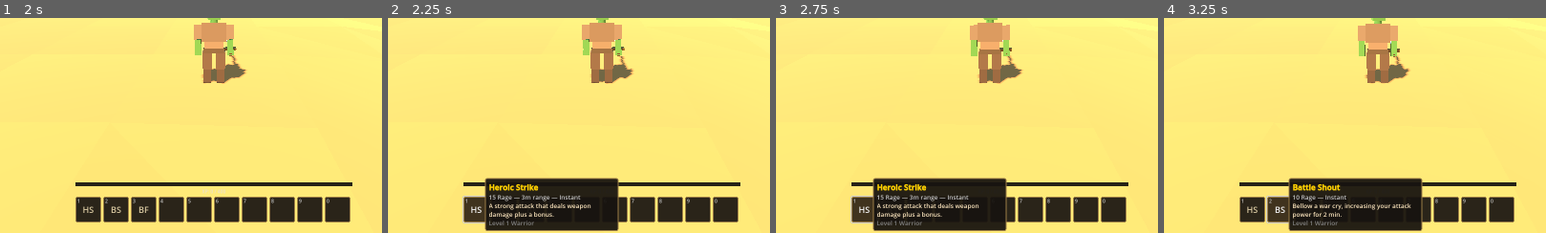
Above: before the commit, frames 1-4 (left to right).
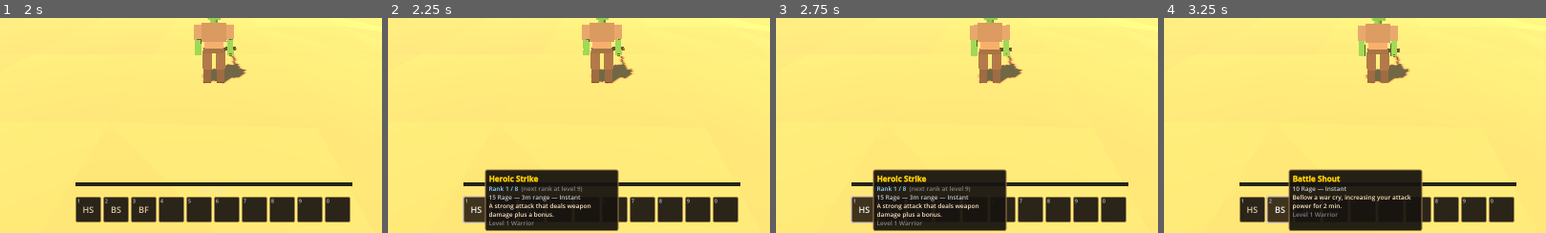
Above: after the commit, the same moments.

Repository: DenislavB/game
Game: Godot game, scene res://scenes/Main.tscn
Two runs of this game, one before a commit and one after it. Both use one fixed random seed, a clock stepped at 60 frames per second and the inputs below.
Inputs:
- Up to frame 1 (2 s): click "New Character" at 0.5 s; click "Enter the World" at 1.25 s
- Up to frame 2 (2.25 s): click "HS" at 2 s
- Up to frame 3 (2.75 s): no input
- Up to frame 4 (3.25 s): click "BS" at 2.75 s
The pictures show only the part of the screen within x 22-72%, y 50-100%; the shares and areas given below are measured in that part.

Frame 1 is identical in both runs. In frame 2, 2.3% of the frame differs, in the area x 25-61%, y 70-81%; in frame 3, 2.3%; in frame 4, 3.4%, in the area x 32-68%, y 70-97%.

Commit message:
Add classic ability ranks, spellbook window and trainer rank upgrades
- Every scaling ability gains a rank every 8 levels from its learn
  level. Per-level scaling caps at the next untrained rank's unlock
  level, so skipping the trainer makes old ranks visibly fall behind.
- Training a rank grants +8% ability power per rank and keeps mana
  costs matched to the trained rank (old ranks stay cheap).
- Trainers now teach both new abilities and rank upgrades (blue
  entries), priced by the rank's unlock level.
- New Spellbook window on P: every class ability in learn order with
  current rank, gold callout when a new rank is waiting at the trainer,
  grayed future abilities, click-to-use / right-click-to-bar.
- Tooltips show Rank X/Y and the next rank's unlock level. Level-ups
  announce when the trainer has something new. Old saves are migrated
  with all ranks their level already covers.

Diff:
--- a/project.godot
+++ b/project.godot
@@ -94,6 +94,11 @@
 "events": [Object(InputEventKey,"resource_local_to_scene":false,"resource_name":"","device":-1,"window_id":0,"alt_press …(192 unchanged characters)…
 ]
 }
+toggle_spellbook={
+"deadzone": 0.5,
+"events": [Object(InputEventKey,"resource_local_to_scene":false,"resource_name":"","device":-1,"window_id":0,"alt_pressed":false,"shift_pressed":false,"ctrl_pressed":false,"meta_pressed":false,"pressed":false,"keycode":0,"physical_keycode":80,"key_label":0,"unicode":112,"location":0,"echo":false,"script":null)
+]
+}
 sit={
 "deadzone": 0.5,
 "events": [Object(InputEventKey,"resource_local_to_scene":false,"resource_name":"","device":-1,"window_id":0,"alt_press …(192 unchanged characters)…
--- a/scripts/actors/player.gd
+++ b/scripts/actors/player.gd
@@ -774,7 +774,9 @@
 	if cost.has("rage"):
 		return maxf(float(cost["rage"]) + Game.talent_mod("ability_cost", { "ability": _aid(a) }), 0.0)
 	if cost.has("mana"):
-		var c := float(cost["mana"]) + float(cost.get("mana_per_level", 0)) * maxf(level - int(a["level"]), 0)
+		# Mana cost scales with the ability's trained rank, not raw level —
+		# an old rank stays cheap, the shiny new one costs more.
+		var c := float(cost["mana"]) + float(cost.get("mana_per_level", 0)) * Game.ability_scale(_aid(a))
 		c *= 1.0 - Game.talent_mod("cost_reduction_pct", { "school": a.get("school", "") })
 		if a.has("min_range"):
 			c *= 1.0 - Game.talent_mod("cost_reduction_pct", { "school": "all_shots" })
@@ -903,7 +905,7 @@
 	if style != "":
 		model.play_attack(style)
 	var mob: Mob = target as Mob if target is Mob else null
-	var lvl_scale := maxf(level - int(a["level"]), 0)
+	var lvl_scale := Game.ability_scale(id)
 	match str(a.get("special", "")):
 		"charge":
 			_do_charge(mob, a)
@@ -997,7 +999,7 @@
 	if a.has("buff"):
 		_apply_self_buff(id, a)
 	if a.has("absorb"):
-		var amount := float(a["absorb"]) + float(a.get("absorb_per_level", 0)) * maxf(level - int(a["level"]), 0)
+		var amount := (float(a["absorb"]) + float(a.get("absorb_per_level", 0)) * Game.ability_scale(id)) * Game.rank_power_mult(id)
 		apply_buff({ "id": id, "name": a["name"], "kind": "buff",
 			"duration": float(a.get("buff_duration", 60)), "absorb": amount })
 	# Direct heals and heal-over-time (Holy Light, Rejuvenation, Siphon Life...)
@@ -1006,7 +1008,8 @@
 	if a.has("hot"):
 		var hot: Dictionary = a["hot"]
 		var tick := float(hot["tick"]) + float(hot.get("per_level", 0)) * lvl_scale
-		tick *= 1.0 + Game.talent_mod("heal_power_pct") + Game.talent_mod("ability_damage_pct", { "ability": id })
+		tick *= (1.0 + Game.talent_mod("heal_power_pct") + Game.talent_mod("ability_damage_pct", { "ability": id })) \
+			* Game.rank_power_mult(id)
 		apply_buff({ "id": id + "_hot", "name": a["name"], "kind": "buff",
 			"duration": float(hot.get("duration", 12)),
 			"hot": { "tick": tick, "interval": float(hot.get("interval", 3)) } })
@@ -1036,8 +1039,8 @@
 	if mob == null or not is_instance_valid(mob) or not mob.alive:
 		return
 	var school: String = a.get("school", "physical")
-	var lvl_scale := maxf(level - int(a["level"]), 0)
-	var dmg_mult := 1.0 + Game.talent_mod("ability_damage_pct", { "ability": id })
+	var lvl_scale := Game.ability_scale(id)
+	var dmg_mult := (1.0 + Game.talent_mod("ability_damage_pct", { "ability": id })) * Game.rank_power_mult(id)
 
 	if a.has("weapon_pct") or a.has("flat"):
 		var flat := 0.0
@@ -1123,8 +1126,8 @@
 
 func _apply_self_buff(id: String, a: Dictionary) -> void:
 	var b: Dictionary = a["buff"]
-	var amount := float(b.get("amount", 0)) + float(b.get("per_level", 0)) * maxf(level - int(a["level"]), 0)
-	amount *= 1.0 + Game.talent_mod("ability_power_pct", { "ability": id })
+	var amount := float(b.get("amount", 0)) + float(b.get("per_level", 0)) * Game.ability_scale(id)
+	amount *= (1.0 + Game.talent_mod("ability_power_pct", { "ability": id })) * Game.rank_power_mult(id)
 	# Exclusive groups: one aspect, one seal, one blessing, one aura at a time.
 	var excl: String = str(b.get("exclusive", "aspect" if b.get("aspect", false) else ""))
 	if excl != "":
@@ -1142,7 +1145,8 @@
 	var amount := randf_range(float(a["heal"][0]), float(a["heal"][1])) \
 		+ float(a.get("heal_per_level", 0)) * lvl_scale \
 		+ Formulas.spell_bonus(s["int"], level) * 0.8
-	amount *= 1.0 + Game.talent_mod("heal_power_pct") + Game.talent_mod("ability_damage_pct", { "ability": id })
+	amount *= (1.0 + Game.talent_mod("heal_power_pct") + Game.talent_mod("ability_damage_pct", { "ability": id })) \
+		* Game.rank_power_mult(id)
 	if randf() * 100.0 < Game.crit_pct("spell"):
 		amount *= 1.5
 	SFX.play("heal")
@@ -1202,7 +1206,7 @@
 			return
 		"mend_pet":
 			if pet != null and is_instance_valid(pet) and pet.alive:
-				pet.heal(float(a.get("heal_tick", 8)) + float(a.get("heal_per_level", 0)) * maxf(level - int(a["level"]), 0))
+				pet.heal((float(a.get("heal_tick", 8)) + float(a.get("heal_per_level", 0)) * Game.ability_scale(id)) * Game.rank_power_mult(id))
 			return
 		"tranquility":
 			heal(hp_max * 0.1 * (1.0 + Game.talent_mod("heal_power_pct")))
@@ -1217,9 +1221,10 @@
 				Events.combat_text.emit(mob2.global_position + Vector3(0, 2.2, 0), "Resist", "miss")
 				return
 			var drain := randf_range(float(a["flat"][0]), float(a["flat"][1])) \
-				+ float(a.get("flat_per_level", 0)) * maxf(level - int(a["level"]), 0)
-			drain *= 1.0 + Game.talent_mod("ability_damage_pct", { "ability": id }) \
-				+ Game.talent_mod("school_damage_pct", { "school": "shadow" }) + _spell_wide_mult()
+				+ float(a.get("flat_per_level", 0)) * Game.ability_scale(id)
+			drain *= (1.0 + Game.talent_mod("ability_damage_pct", { "ability": id }) \
+				+ Game.talent_mod("school_damage_pct", { "school": "shadow" }) + _spell_wide_mult()) \
+				* Game.rank_power_mult(id)
 			# The stolen life visibly flows from the victim to you.
 			FX.bolt(get_parent(), mob2.global_position + Vector3(0, 1.2, 0),
 				global_position + Vector3(0, 1.4, 0), Color(0.35, 0.9, 0.35))
@@ -1232,9 +1237,9 @@
 	if mob == null or not is_instance_valid(mob) or not mob.alive:
 		_cancel_cast()
 		return
-	var lvl_scale := maxf(level - int(a["level"]), 0)
+	var lvl_scale := Game.ability_scale(id)
 	var flat := randf_range(float(a["flat"][0]), float(a["flat"][1])) + float(a.get("flat_per_level", 0)) * lvl_scale
-	flat *= 1.0 + Game.talent_mod("ability_damage_pct", { "ability": id })
+	flat *= (1.0 + Game.talent_mod("ability_damage_pct", { "ability": id })) * Game.rank_power_mult(id)
 	_spell_hit(mob, id, a, flat, a.get("school", "arcane"))
 
 
--- a/scripts/autoload/game.gd
+++ b/scripts/autoload/game.gd
@@ -38,6 +38,7 @@
 		"inventory": inv,
 		"equipment": {},
 		"known": [],
+		"ranks": {},
 		"action_bar": bar,
 		"talents": {},
 		"quests": {},
@@ -235,15 +236,92 @@
 
 
 # ---------------------------------------------------------------- abilities
+#
+# Ability RANKS, classic style: every scaling ability gains a new rank
+# every 8 levels from the level it's first learned at. An ability only
+# scales with your level up to the point where its next rank unlocks —
+# skip a trainer visit and your old rank visibly falls behind, exactly
+# like it used to. Each rank trained also adds a flat +8% power, so
+# buying the upgrade always feels like a real jump.
+
+const RANK_STEP := 8
+const RANK_POWER_BONUS := 0.08
+
 
 func knows(ability_id: String) -> bool:
 	return ability_id in pc["known"]
 
 
+func ability_rank_levels(aid: String) -> Array:
+	## Levels at which each rank of this ability unlocks. Abilities with
+	## no per-level scaling only ever have a single rank.
+	var a: Dictionary = DB.ability(aid)
+	if a.is_empty():
+		return []
+	var base := int(a["level"])
+	if not _ability_scales(a):
+		return [base]
+	var out: Array = []
+	var l := base
+	while l <= Formulas.MAX_LEVEL:
+		out.append(l)
+		l += RANK_STEP
+	return out
+
+
+func _ability_scales(a: Dictionary) -> bool:
+	if a.has("flat_per_level") or a.has("heal_per_level") or a.has("absorb_per_level"):
+		return true
+	if a.get("hot", {}).has("per_level") or a.get("dot", {}).has("per_level"):
+		return true
+	if a.get("cost", {}).has("mana_per_level"):
+		return true
+	return false
+
+
+func ability_rank(aid: String) -> int:
+	if not knows(aid):
+		return 0
+	return int(pc.get("ranks", {}).get(aid, 1))
+
+
+func ability_max_rank(aid: String) -> int:
+	return ability_rank_levels(aid).size()
+
+
+func next_rank_level(aid: String) -> int:
+	## Level at which the NEXT rank unlocks, or -1 if maxed.
+	var levels := ability_rank_levels(aid)
+	var r := ability_rank(aid)
+	if r <= 0 or r >= levels.size():
+		return -1
+	return int(levels[r])
+
+
+func ability_scale(aid: String) -> float:
+	## Effective "levels above base" used for all per-level scaling.
+	## Capped at the unlock level of the next untrained rank.
+	var a: Dictionary = DB.ability(aid)
+	if a.is_empty():
+		return 0.0
+	var cap := int(pc["level"])
+	var nxt := next_rank_level(aid)
+	if nxt > 0:
+		cap = mini(cap, nxt)
+	return maxf(float(cap) - float(a["level"]), 0.0)
+
+
+func rank_power_mult(aid: String) -> float:
+	return 1.0 + RANK_POWER_BONUS * maxi(ability_rank(aid) - 1, 0)
+
+
 func learn_ability(ability_id: String) -> void:
 	if knows(ability_id):
 		return
 	pc["known"].append(ability_id)
+	if not pc.has("ranks"):
+		pc["ranks"] = {}
+	pc["ranks"][ability_id] = 1
 	# Auto-place on the first free action bar slot.
 	for i in ACTION_SLOTS:
 		if pc["action_bar"][i] == null:
@@ -259,29 +337,59 @@
 
 
 func trainable_abilities() -> Array:
-	## [{id, cost, can_afford, level_ok}] — everything this class can ever train.
+	## Everything this class can train right now or eventually:
+	## [{id, rank, cost, can_afford, level_ok, is_rank}]. rank 1 entries
+	## are brand-new abilities; higher ranks upgrade a known ability.
 	var out: Array = []
 	for aid in DB.class_abilities(pc["class"]):
-		if knows(aid):
-			continue
-		var a: Dictionary = DB.abilities[aid]
-		var cost := Formulas.ability_train_cost(int(a["level"]))
-		out.append({
-			"id": aid, "cost": cost,
-			"can_afford": pc["money"] >= cost,
-			"level_ok": pc["level"] >= int(a["level"])
-		})
+		if not knows(aid):
+			var a: Dictionary = DB.abilities[aid]
+			var cost := Formulas.ability_train_cost(int(a["level"]))
+			out.append({
+				"id": aid, "rank": 1, "cost": cost, "is_rank": false,
+				"can_afford": pc["money"] >= cost,
+				"level_ok": pc["level"] >= int(a["level"])
+			})
+		else:
+			var nxt := next_rank_level(aid)
+			if nxt > 0:
+				var rcost := Formulas.ability_train_cost(nxt)
+				out.append({
+					"id": aid, "rank": ability_rank(aid) + 1, "cost": rcost, "is_rank": true,
+					"can_afford": pc["money"] >= rcost,
+					"level_ok": pc["level"] >= nxt
+				})
 	return out
 
 
 func train_ability(aid: String) -> bool:
 	var a: Dictionary = DB.abilities[aid]
-	var cost := Formulas.ability_train_cost(int(a["level"]))
-	if pc["level"] < int(a["level"]) or not spend_money(cost):
-		return false
-	learn_ability(aid)
-	Events.game_message.emit("You have learned %s." % a["name"])
+	if not knows(aid):
+		var cost := Formulas.ability_train_cost(int(a["level"]))
+		if pc["level"] < int(a["level"]) or not spend_money(cost):
+			return false
+		learn_ability(aid)
+		Events.game_message.emit("You have learned %s." % a["name"])
+		SFX.play("quest_done")
+		return true
+	# Train the next rank.
+	var nxt := next_rank_level(aid)
+	if nxt <= 0 or pc["level"] < nxt:
+		return false
+	if not spend_money(Formulas.ability_train_cost(nxt)):
+		return false
+	pc["ranks"][aid] = ability_rank(aid) + 1
+	Events.abilities_changed.emit()
+	Events.game_message.emit("You have learned %s (Rank %d)! Your action bar uses it automatically." % [a["name"], ability_rank(aid)])
+	SFX.play("quest_done")
 	return true
+
+
+func has_training_available() -> bool:
+	for e in trainable_abilities():
+		if e["level_ok"]:
+			return true
+	return false
 
 
 # ---------------------------------------------------------------- money & items
@@ -435,6 +543,11 @@
 		Events.game_message.emit("You have reached level %d!" % int(pc["level"]))
 		if int(pc["level"]) >= 10 and talent_points_left() > 0:
 			Events.game_message.emit("You have unspent talent points. Press N to open talents.")
+		# Classic dopamine: tell the player the trainer has something new.
+		for e in trainable_abilities():
+			if e["level_ok"]:
+				Events.game_message.emit("New %s available at your class trainer!" % ("ranks" if e["is_rank"] else "abilities"))
+				break
 	Events.player_xp_changed.emit()
 
 
@@ -643,6 +756,16 @@
 	pc = parsed
 	current_zone_id = pc.get("zone", "sunscorch_mesa")
 	time_of_day = float(pc.get("tod", 10.0))
+	# Migration: saves from before ability ranks existed get every rank
+	# their level already covers, so nothing they own suddenly gets weaker.
+	if not pc.has("ranks"):
+		pc["ranks"] = {}
+		for aid in pc.get("known", []):
+			var granted := 0
+			for l in ability_rank_levels(str(aid)):
+				if int(l) <= int(pc["level"]):
+					granted += 1
+			pc["ranks"][aid] = maxi(granted, 1)
 	_talent_cache.clear()
 	return true
 
--- a/scripts/ui/ui_common.gd
+++ b/scripts/ui/ui_common.gd
@@ -125,6 +125,12 @@
 		return id
 	var lines: Array = []
 	lines.append("[b][color=#ffd100]%s[/color][/b]" % a["name"])
+	if Game.knows(id) and Game.ability_max_rank(id) > 1:
+		var rank_line := "[color=#8fd4ff]Rank %d / %d[/color]" % [Game.ability_rank(id), Game.ability_max_rank(id)]
+		var nxt := Game.next_rank_level(id)
+		if nxt > 0:
+			rank_line += "  [color=#808080](next rank at level %d)[/color]" % nxt
+		lines.append(rank_line)
 	var cost: Dictionary = a.get("cost", {})
 	var costs: Array = []
 	if cost.has("rage"):
--- a/scripts/ui/windows.gd
+++ b/scripts/ui/windows.gd
@@ -14,6 +14,8 @@
 var map_win: PanelContainer
 var map_canvas: Control
 var system_win: PanelContainer
+var spell_win: PanelContainer
+var spell_box: VBoxContainer
 
 var vendor_open := false
 var _vendor_npc: Npc = null
@@ -85,6 +87,9 @@
 	map_canvas = ZoneMapCanvas.new()
 	map_canvas.custom_minimum_size = Vector2(600, 600)
 	_win_content(map_win).add_child(map_canvas)
+
+	spell_win = _make_window("Spellbook  (P)", Vector2(500, 110), Vector2(520, 0))
+	spell_box = _scroll_box(spell_win, 540)
 
 	system_win = _make_window("Menu", Vector2(660, 300), Vector2(280, 0))
 	var sys_box := _win_content(system_win)
@@ -121,7 +126,8 @@
 		if char_win.visible: _rebuild_character())
 	Events.abilities_changed.connect(func():
 		if char_win.visible: _rebuild_character()
-		if trainer_win.visible: _rebuild_trainer())
+		if trainer_win.visible: _rebuild_trainer()
+		if spell_win.visible: _rebuild_spellbook())
 	Events.talents_changed.connect(func():
 		if talent_win.visible: _rebuild_talents())
 	Events.quest_log_changed.connect(func():
@@ -181,14 +187,14 @@
 
 
 func any_open() -> bool:
-	for w in [bags_win, char_win, quest_win, talent_win, vendor_win, trainer_win, loot_win, dialog_win, map_win, system_win]:
+	for w in [bags_win, char_win, quest_win, talent_win, vendor_win, trainer_win, loot_win, dialog_win, map_win, system_win, spell_win]:
 		if w.visible:
 			return true
 	return false
 
 
 func close_all() -> void:
-	for w in [bags_win, char_win, quest_win, talent_win, vendor_win, trainer_win, loot_win, dialog_win, map_win, system_win]:
+	for w in [bags_win, char_win, quest_win, talent_win, vendor_win, trainer_win, loot_win, dialog_win, map_win, system_win, spell_win]:
 		w.visible = false
 	vendor_open = false
 	Events.close_loot.emit()
@@ -215,6 +221,10 @@
 			_rebuild_talents()
 	elif event.is_action_pressed("toggle_map"):
 		map_win.visible = not map_win.visible
+	elif event.is_action_pressed("toggle_spellbook"):
+		spell_win.visible = not spell_win.visible
+		if spell_win.visible:
+			_rebuild_spellbook()
 	elif event.is_action_pressed("ui_escape"):
 		if any_open():
 			close_all()
@@ -474,9 +484,13 @@
 	for entry in Game.trainable_abilities():
 		any = true
 		var a := DB.ability(entry["id"])
-		var line := "%s  (Level %d)  —  %s" % [a["name"], int(a["level"]), Formulas.money_string(entry["cost"])]
-		var b := UI.button(line)
 		var aid := str(entry["id"])
+		var is_rank: bool = entry["is_rank"]
+		var unlock_level: int = Game.next_rank_level(aid) if is_rank else int(a["level"])
+		var label: String = a["name"] + ("  Rank %d" % int(entry["rank"]) if is_rank else "")
+		var b := UI.button("%s  (Level %d)  —  %s" % [label, unlock_level, Formulas.money_string(entry["cost"])])
+		if is_rank:
+			b.add_theme_color_override("font_color", Color(0.55, 0.85, 1.0))
 		if not entry["level_ok"]:
 			b.disabled = true
 			b.text += "  [too low level]"
@@ -492,6 +506,53 @@
 	if not any:
 		trainer_box.add_child(UI.label("\"I have nothing more to teach you... for now.\"", 13))
 	trainer_box.add_child(UI.label("Your money: %s" % Formulas.money_string(int(Game.pc["money"])), 13, UI.COL_GOLD))
+
+
+# ---------------------------------------------------------------- spellbook
+
+func _rebuild_spellbook() -> void:
+	## Classic spellbook: every ability of your class in level order —
+	## known ones with their current rank (and a gold nudge when the
+	## trainer has the next rank waiting), future ones grayed out.
+	_clear(spell_box)
+	var cls: Dictionary = DB.classes[Game.pc["class"]]
+	spell_box.add_child(UI.label("%s Spellbook" % cls["name"], 15, UI.COL_GOLD))
+	spell_box.add_child(UI.label("Left-click to use, right-click to place on the action bar.", 12, Color(0.65, 0.65, 0.65)))
+	spell_box.add_child(HSeparator.new())
+	var ids: Array = DB.class_abilities(Game.pc["class"])
+	# The racial belongs in the book too.
+	var racial: String = str(DB.races[Game.pc["race"]]["racial"]["id"])
+	if racial != "":
+		ids.append(racial)
+	for aid_v in ids:
+		var aid := str(aid_v)
+		var a := DB.ability(aid)
+		if a.is_empty():
+			continue
+		if Game.knows(aid):
+			var rank := Game.ability_rank(aid)
+			var max_rank := Game.ability_max_rank(aid)
+			var nxt := Game.next_rank_level(aid)
+			var line: String = a["name"]
+			if max_rank > 1:
+				line += "   —   Rank %d / %d" % [rank, max_rank]
+			var b := UI.button(line)
+			if nxt > 0 and int(Game.pc["level"]) >= nxt:
+				b.text += "   [Rank %d ready at trainer!]" % (rank + 1)
+				b.add_theme_color_override("font_color", UI.COL_GOLD)
+			var aid2 := aid
+			b.gui_input.connect(func(ev):
+				if ev is InputEventMouseButton and ev.pressed:
+					if ev.button_index == MOUSE_BUTTON_LEFT:
+						if Game.player != null:
+							Game.player.use_ability(aid2)
+					elif ev.button_index == MOUSE_BUTTON_RIGHT:
+						_add_to_bar(aid2))
+			b.mouse_entered.connect(func(): Hud.inst.show_tooltip(UI.ability_tooltip(aid2)))
+			b.mouse_exited.connect(func(): Hud.inst.hide_tooltip())
+			spell_box.add_child(b)
+		else:
+			spell_box.add_child(UI.label("%s   (learn at level %d)" % [a["name"], int(a["level"])], 13, Color(0.45, 0.45, 0.45)))
 
 
 # ---------------------------------------------------------------- loot
